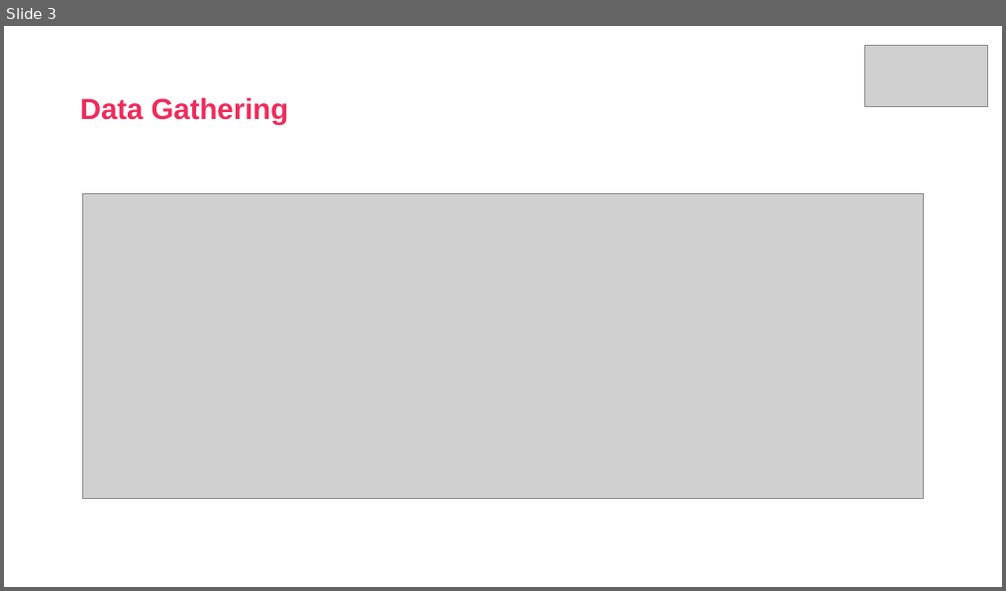
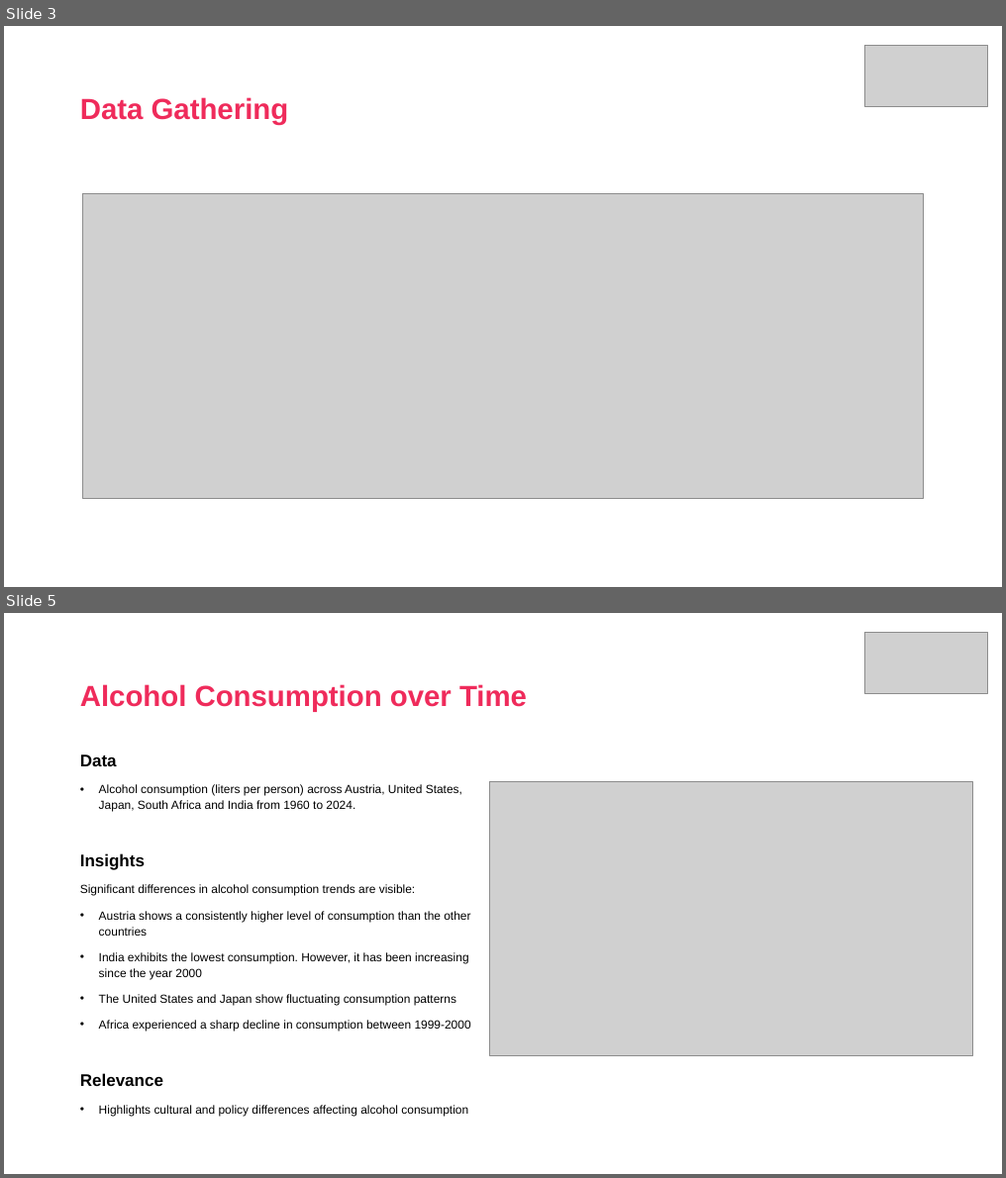
Before and after one commit to DanielSchipfer/assignment2, a slide deck: assignment2_presentation.pptx. Shown one above the other, each under a label of ours: slide 3 before the commit, slides 3 and 5 after it; the slides between them are not shown. The pictures are 1006x591 and 1006x1178 pixels, drawn with LibreOffice and Linux fonts; fonts in the diff are those of the drawing; grey boxes stand for pictures. Boxes give left, top, right and bottom in pixels: in the first picture for what was removed or moved away, otherwise in the second. Text is boxed around its words. In the diff, an @@ line names an element or a change of style, - is before the commit and + after.

```diff
--- a/assignment2_presentation.pptx
+++ b/assignment2_presentation.pptx
@@ slide 5 added at box(4, 613, 1002, 1174), background #FFFFFF @@
@@ picture added at box(864, 632, 987, 693) @@
@@ title added at box(80, 684, 527, 712), 28 pt, text #EF2B5B, bold @@
+Alcohol Consumption over Time
@@ text added at box(80, 755, 471, 1116), 11.4 pt, text #000000 @@
+Data
+• Alcohol consumption (liters per person) across Austria, United States, Japan, South Africa and India from 1960 to 2024.
+Insights
+Significant differences in alcohol consumption trends are visible:
+• Austria shows a consistently higher level of consumption than the other countries
+• India exhibits the lowest consumption. However, it has been increasing since the year 2000
+• The United States and Japan show fluctuating consumption patterns
+• Africa experienced a sharp decline in consumption between 1999-2000
+Relevance
+• Highlights cultural and policy differences affecting alcohol consumption
@@ picture added at box(490, 781, 973, 1057) @@
```
Also in this commit, not shown: 1 slide changed, 5 other slides added, 2 slides removed.
